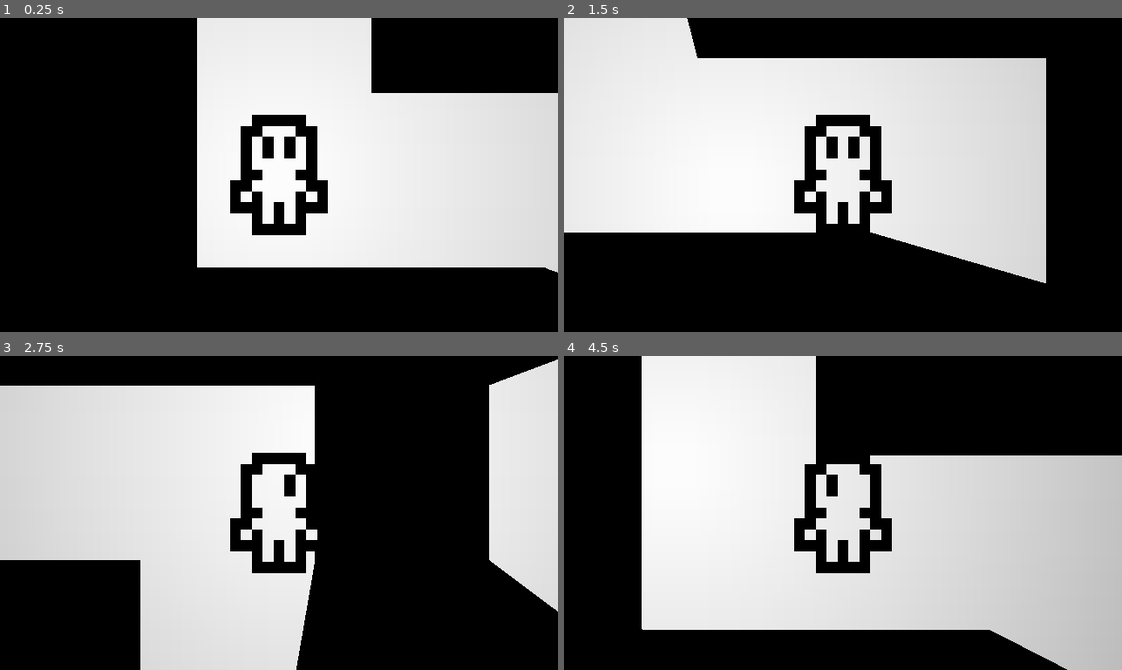
Above: before the commit, frames 1-4 (two rows, left to right).
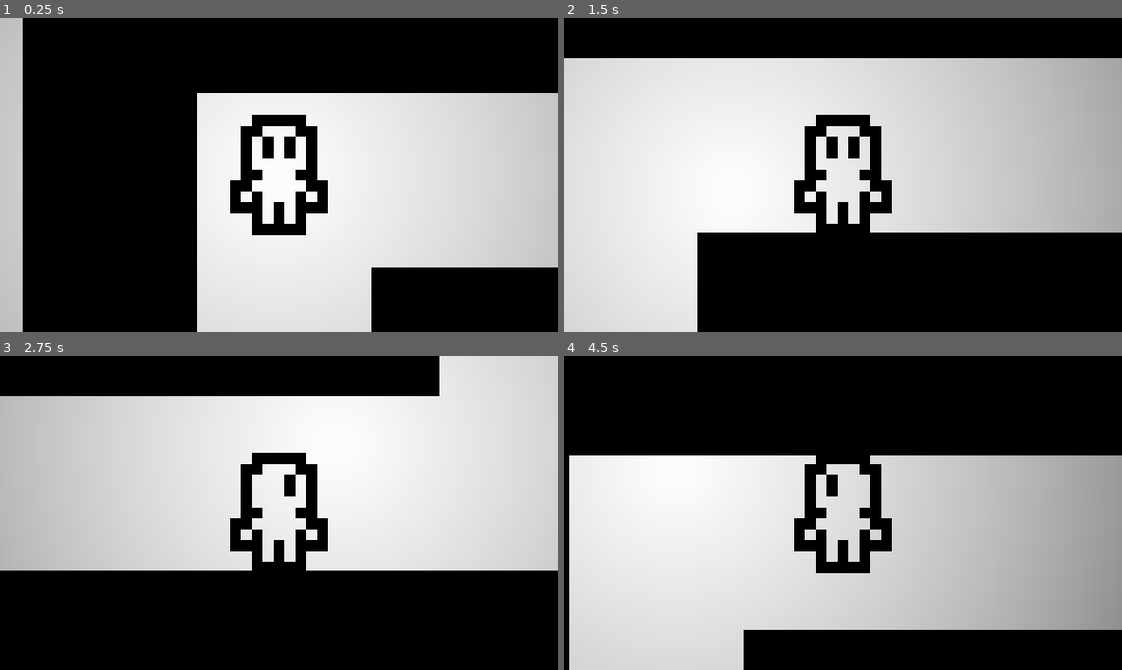
Above: after the commit, the same moments.

Repository: CasBogart/MINOTAUR
Game: Godot game, scene res://src/labyrinth.tscn
Same seed, same stepped clock (60 frames per second), same inputs: the game is played once before the commit and once after it. The project has no main scene, so this scene is started directly.
Inputs (mouse positions are in pixels of both pictures, inside the frame that each line leads up to):
- Up to frame 1 (0.25 s): no input
- Up to frame 2 (1.5 s): tap Enter at 0.5 s; move the mouse to (965, 159) at 0.52 s; hold D (move_right) 0.53-1.28 s; hold Shift (run) 0.53-1.28 s; move the mouse to (731, 190) at 1.27 s; hold S (move_down) from 1.28 s (still down); tap Shift (run) at 1.35 s
- Up to frame 3 (2.75 s): move the mouse to (334, 443) at 2.02 s; release S (move_down) at 2.03 s; hold D (move_right) from 2.03 s (still down); hold Shift (run) from 2.03 s (still down)
- Up to frame 4 (4.5 s): move the mouse to (815, 575) at 2.77 s; release D (move_right) at 2.78 s; release Shift (run) at 2.78 s; hold W (move_up) 2.78-3.53 s; tap Shift (run) at 2.85, 4.35 s; move the mouse to (1010, 560) at 3.52 s; hold Shift (run) 3.53-4.28 s; hold A (move_left) from 3.53 s (still down); move the mouse to (675, 465) at 4.27 s

The runs differ from the first frame. In frame 1, 18% of the frame differs, in the area x 0-100%, y 0-100%; in frame 2, 21%; in frame 3, 34%; in frame 4, 38%.

Commit message:
some bullshit
iunno

Diff:
--- a/common/minotaur/minotaur.gd
+++ b/common/minotaur/minotaur.gd
@@ -24,6 +24,8 @@
 func _unhandled_input(event: InputEvent) -> void:
 	state_machine.process_input(event)
 
+# this is probably fucked up rn but I'll figure it out later
+
 func _on_search_area_body_entered(_body: Node2D) -> void:
 	search_timer.start()
 
@@ -33,7 +35,6 @@
 func _on_search_timer_timeout() -> void:
 	current_raycast_collider = raycast.get_collider()
 	if current_raycast_collider is CharacterBody2D:
-		search_timer.stop()
 		state_machine.change_state($StateMachine/MinoPursue)
 
 func update_search(pos: Vector2i):
--- a/common/minotaur/minotaur.tscn
+++ b/common/minotaur/minotaur.tscn
@@ -21,7 +21,7 @@
 script = ExtResource("1_xgclo")
 
 [node name="RayCast2D" type="RayCast2D" parent="." unique_id=2090103758]
-target_position = Vector2(50, 0)
+target_position = Vector2(100, 0)
 collision_mask = 5
 
 [node name="CollisionShape2D" type="CollisionShape2D" parent="." unique_id=855484312]
--- a/src/labyrinth.gd
+++ b/src/labyrinth.gd
@@ -23,8 +23,7 @@
 	inst(Vector2(150, 150), minotaur)
 
 func generate() -> labyrinth:
-	# replace this later lmao
-	rng.seed = hash("gaming")
+	rng.seed = hash(Time.get_datetime_string_from_system(false, true))
 	var map: Array = initialize_maze()
 	hunt_and_kill(map)
 	find_exit(map)
--- a/src/labyrinth.tscn
+++ b/src/labyrinth.tscn
@@ -30,7 +30,7 @@
 2:0/0/navigation_layer_0/polygon = SubResource("NavigationPolygon_bnp2g")
 
 [sub_resource type="TileSet" id="TileSet_ilt5k"]
-occlusion_layer_0/light_mask = 1
+occlusion_layer_0/light_mask = 0
 occlusion_layer_0/sdf_collision = true
 physics_layer_0/collision_layer = 4
 physics_layer_0/physics_material = SubResource("PhysicsMaterial_bnp2g")
--- a/src/lantern.tscn
+++ b/src/lantern.tscn
@@ -16,4 +16,4 @@
 shadow_enabled = true
 shadow_color = Color(0, 0, 0, 1)
 texture = SubResource("GradientTexture2D_m7ftc")
-texture_scale = 3.0
+texture_scale = 2.0
--- a/src/statemachine/minotaur2dstate/minoIdle.gd
+++ b/src/statemachine/minotaur2dstate/minoIdle.gd
@@ -8,7 +8,7 @@
 
 func enter():
 	parent.velocity = Vector2(0, 0)
-	idle_timer.start(1)
+	idle_timer.start(0.5)
 
 func exit():
 	pass
--- a/src/statemachine/minotaur2dstate/minoPursue.gd
+++ b/src/statemachine/minotaur2dstate/minoPursue.gd
@@ -25,6 +25,10 @@
 	if pursueTimer.timeout:
 		parent.nav_agent.target_position = get_tree().get_first_node_in_group("minotarget").position
 
+	# this isn't normalized but whatever
+	if (parent.raycast.target_position.x - parent.position.x > 5 or parent.raycast.target_position.y - parent.position.y > 5) and not parent.raycast.get_collider() is CharacterBody2D:
+		return IdleState
+
 	return null
 
 func process(_delta) -> State:
Not shown, changed: README.md
